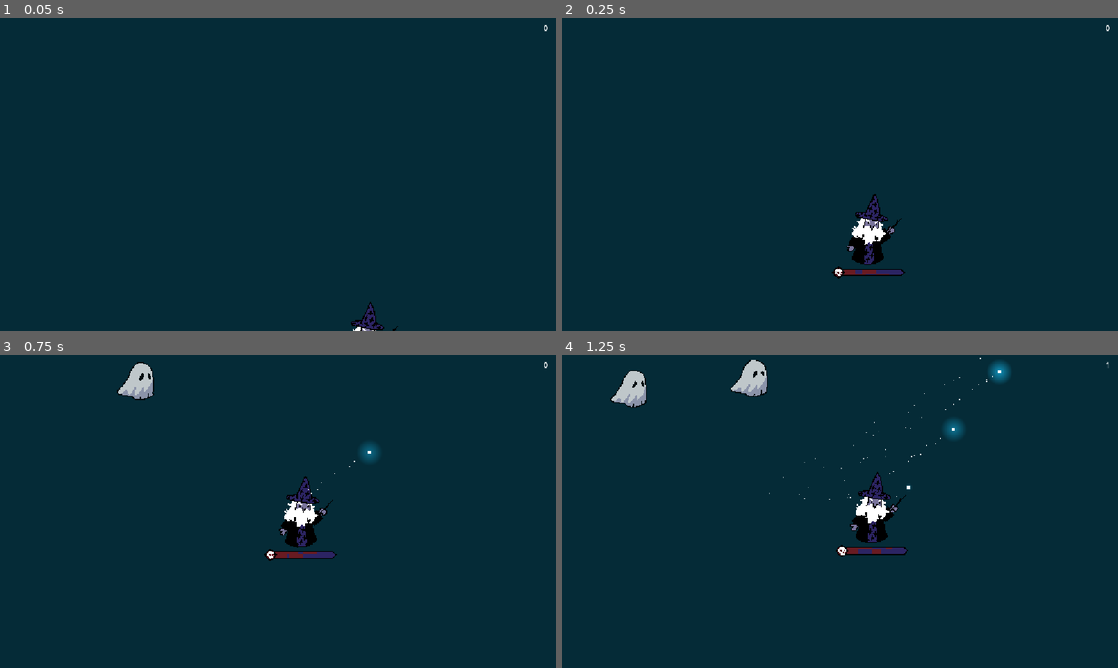
Above: before the commit, frames 1-4 (two rows, left to right).
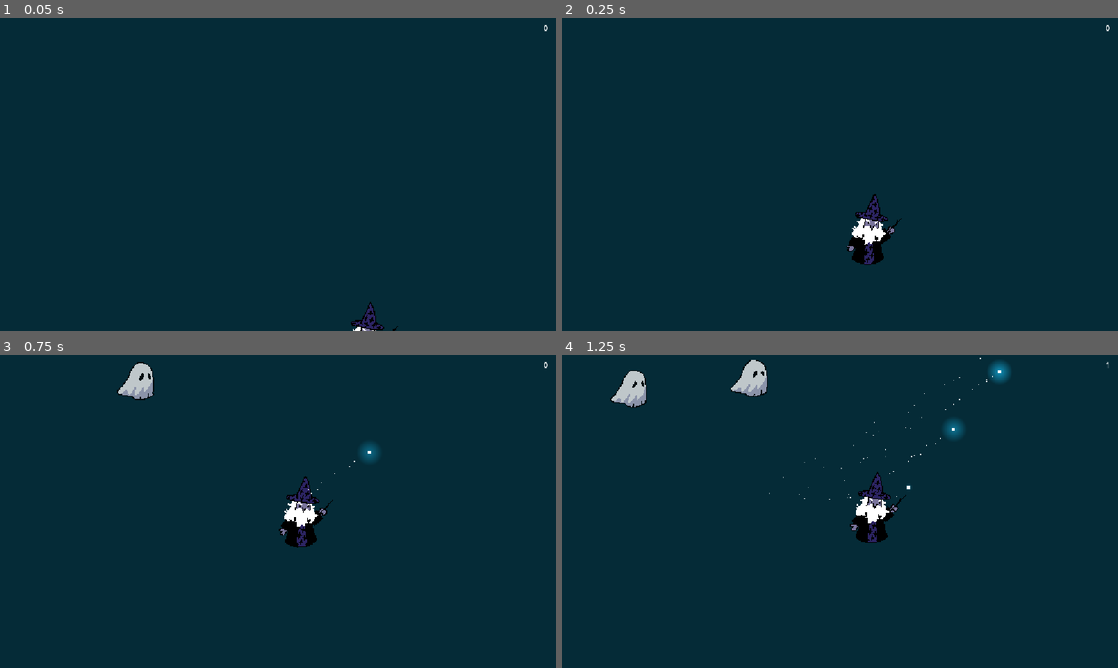
Above: after the commit, the same moments.

Repository: ninacalmon/dadvar-the-mage
Game: Godot game, scene res://game.tscn
Same seed, same stepped clock (60 frames per second), same inputs: the game is played once before the commit and once after it.
Inputs (mouse positions are in pixels of both pictures, inside the frame that each line leads up to):
- Up to frame 1 (0.05 s): no input
- Up to frame 2 (0.25 s): no input
- Up to frame 3 (0.75 s): move the mouse to (539, 364) at 0.52 s; press the mouse at (539, 364) at 0.53 s; hold D (Right) from 0.53 s (still down)
- Up to frame 4 (1.25 s): keep holding D (Right)

Frame 1 is identical in both runs. In frame 2, 0.3% of the frame differs, in the area x 48-62%, y 79-84%; in frame 3, 0.3%; in frame 4, 0.3%, in the area x 49-63%, y 60-65%.

Commit message:
Health bar new design

Diff:
--- a/UI/health_bar.tscn
+++ b/UI/health_bar.tscn
@@ -1,9 +1,9 @@
 [gd_scene load_steps=5 format=3 uid="uid://cxyeuoba4nxrv"]
 
 [ext_resource type="Script" uid="uid://3d62f857c6wr" path="res://UI/health_bar.gd" id="1_6f3ms"]
-[ext_resource type="Texture2D" uid="uid://clc3oknuw6pky" path="res://Sprites/healthbarUnder.png" id="2_qh381"]
-[ext_resource type="Texture2D" uid="uid://dxce4pck1txxr" path="res://Sprites/healthbarOver.png" id="3_xoxfh"]
-[ext_resource type="Texture2D" uid="uid://cm75j6idbtg3" path="res://Sprites/healthbarProgress.png" id="4_m6ls7"]
+[ext_resource type="Texture2D" uid="uid://crydbhibf46vd" path="res://Sprites/healthbarUnder2.png" id="1_qh381"]
+[ext_resource type="Texture2D" uid="uid://di0fjkfsmm85q" path="res://Sprites/healthbarOver2.png" id="2_xoxfh"]
+[ext_resource type="Texture2D" uid="uid://d1dyweg2kd3vw" path="res://Sprites/healthbarProgress2.png" id="3_m6ls7"]
 
 [node name="HealthBar" type="TextureProgressBar"]
 anchors_preset = 15
@@ -14,8 +14,7 @@
 grow_horizontal = 2
 grow_vertical = 2
 value = 100.0
-texture_under = ExtResource("2_qh381")
-texture_over = ExtResource("3_xoxfh")
-texture_progress = ExtResource("4_m6ls7")
-texture_progress_offset = Vector2(0.5, 0)
+texture_under = ExtResource("1_qh381")
+texture_over = ExtResource("2_xoxfh")
+texture_progress = ExtResource("3_m6ls7")
 script = ExtResource("1_6f3ms")
